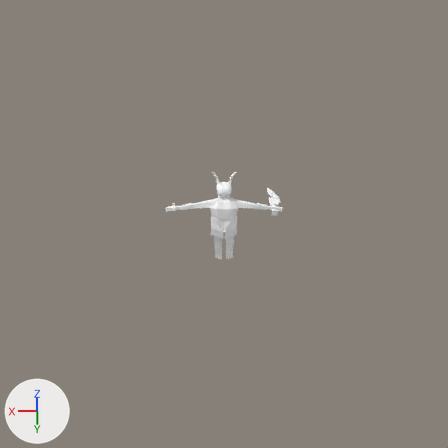
The Blender file resources/blender/fallen.blend as it was, and as the next commit left it.
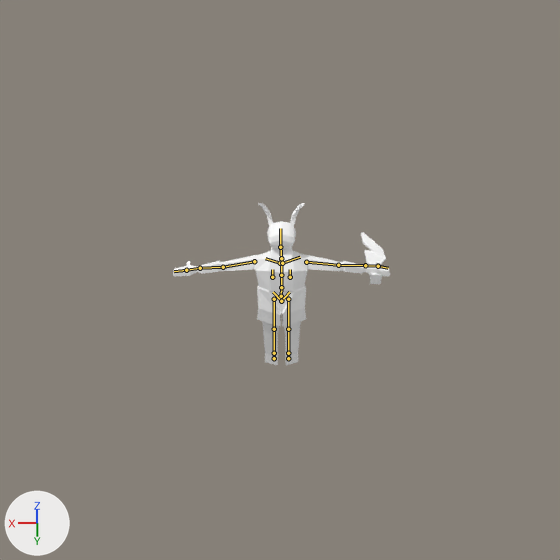
Each version is shown from the file's camera 'Camera', then close up on the part from 16% to 84% of the width and 14% to 81% of the height. Lighting does not change. The marker at lower left points along +X, +Y and +Z. The bones that bend it are drawn over the model as lines in the close-ups.

The first close-up shows 'Body', 'Sword'.
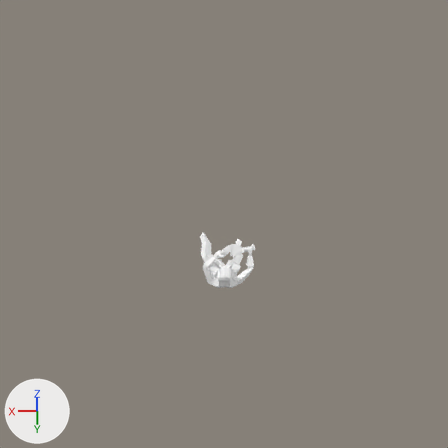
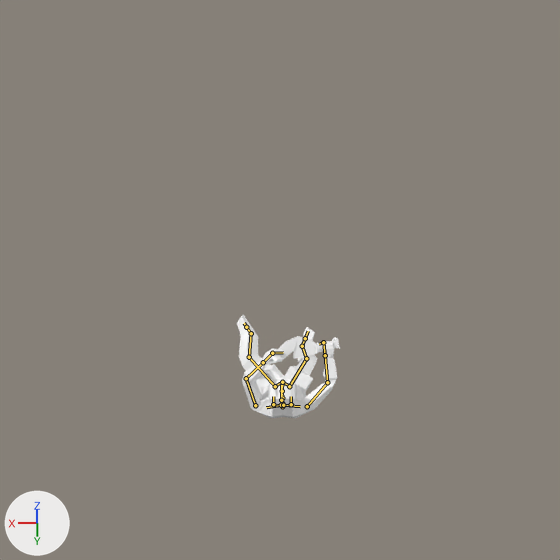
The newer file adds an action. The first version stands in its rest pose; the second is drawn at frame 4 of the action 'Fallen_Death'.

Where the change shows, as pixel boxes (x1, y1, x2, y2) in the close-ups (560 x 560 px):
'Body', posed (53% narrower, 36% shorter): before (173, 203, 390, 365); after (236, 315, 337, 418)
'Sword', posed (188% wider, 43% shorter): before (361, 232, 386, 284); after (266, 336, 340, 365)
bone 'spine', root to tip: before (281, 301) to (281, 296); after (282, 382) to (282, 391)
bone 'spine.001', root to tip: before (281, 296) to (281, 287); after (282, 391) to (282, 398)
bone 'spine.002', root to tip: before (281, 287) to (281, 275); after (282, 398) to (282, 403)
bone 'spine.003', root to tip: before (281, 275) to (281, 260); after (282, 403) to (282, 406)
bone 'spine.004', root to tip: before (281, 258) to (280, 247); after (282, 406) to (281, 400)
bone 'spine.005', root to tip: before (280, 247) to (280, 228); after (281, 400) to (281, 385)
bone 'upper_arm.L', root to tip: before (254, 261) to (223, 267); after (255, 405) to (246, 378)
bone 'forearm.L', root to tip: before (223, 267) to (200, 268); after (246, 378) to (263, 362)
bone 'hand.L.001', root to tip: before (186, 270) to (174, 271); after (272, 353) to (283, 352)
bone 'shoulder.R', root to tip: before (282, 263) to (300, 257); after (283, 405) to (300, 406)
bone 'upper_arm.R', root to tip: before (306, 262) to (338, 265); after (307, 406) to (327, 382)
bone 'forearm.R', root to tip: before (338, 265) to (365, 265); after (327, 382) to (325, 355)
bone 'hand.R', root to tip: before (365, 265) to (378, 266); after (325, 355) to (323, 342)
bone 'hand.R.001', root to tip: before (378, 266) to (388, 268); after (323, 342) to (319, 344)
bone 'thigh.L', root to tip: before (274, 299) to (274, 329); after (275, 386) to (249, 357)
bone 'shin.L', root to tip: before (274, 329) to (274, 358); after (249, 357) to (251, 333)
bone 'foot.L', root to tip: before (274, 358) to (274, 353); after (251, 333) to (246, 327)
bone 'thigh.R', root to tip: before (288, 299) to (288, 329); after (289, 386) to (306, 358)
bone 'shin.R', root to tip: before (288, 329) to (288, 358); after (306, 358) to (302, 346)
bone 'foot.R', root to tip: before (288, 358) to (288, 353); after (302, 346) to (305, 338)

What the commit changed:
Bone 'spine' (bone_spine) moves from (0.0, 0.0, 0.0) to (0.037, -0.791, -1.444).
Bone 'spine' (bone_spine) turns from (0, 0, 0) to (-81, -3, 1) degrees about its own x, y and z.
Bone 'spine.001' (bone_spine_001) turns from (0, 0, 0) to (-14, 1, 0) degrees about its own x, y and z.
Bone 'spine.002' (bone_spine_002) turns from (0, 0, 0) to (11, 0, 0) degrees about its own x, y and z.
Bone 'spine.003' (bone_spine_003) turns from (0, 0, 0) to (-1, 0, 0) degrees about its own x, y and z.
Bone 'spine.004' (bone_spine_004) turns from (0, 0, 0) to (19, 2, 0) degrees about its own x, y and z.
Bone 'spine.005' (bone_spine_005) turns from (0, 0, 0) to (41, 0, 0) degrees about its own x, y and z.
Bone 'upper_arm.L' (bone_upper_arm_l) turns from (0, 0, 0) to (74, -6, -11) degrees about its own x, y and z.
Bone 'forearm.L' (bone_forearm_l) turns from (0, 0, 0) to (54, -7, -40) degrees about its own x, y and z.
Bone 'hand.L.001' (bone_hand_l_001) turns from (0, 0, 0) to (22, -18, -61) degrees about its own x, y and z.
Bone 'shoulder.R' (bone_shoulder_r) turns from (0, 0, 0) to (6, 0, 5) degrees about its own x, y and z.
Bone 'upper_arm.R' (bone_upper_arm_r) turns from (0, 0, 0) to (31, -49, 14) degrees about its own x, y and z.
Bone 'forearm.R' (bone_forearm_r) turns from (0, 0, 0) to (53, 30, 16) degrees about its own x, y and z.
Bone 'hand.R' (bone_hand_r) turns from (0, 0, 0) to (6, -15, 0) degrees about its own x, y and z.
Bone 'hand.R.001' (bone_hand_r_001) turns from (0, 0, 0) to (2, 26, 95) degrees about its own x, y and z.
Bone 'thigh.L' (bone_thigh_l) turns from (0, 0, 0) to (-59, -53, 4) degrees about its own x, y and z.
Bone 'shin.L' (bone_shin_l) turns from (0, 0, 0) to (54, 2, 8) degrees about its own x, y and z.
Bone 'foot.L' (bone_foot_l) turns from (0, 0, 0) to (46, 1, -2) degrees about its own x, y and z.
Bone 'thigh.R' (bone_thigh_r) turns from (0, 0, 0) to (-18, 30, 17) degrees about its own x, y and z.
Bone 'shin.R' (bone_shin_r) turns from (0, 0, 0) to (42, 12, -6) degrees about its own x, y and z.
Bone 'foot.R' (bone_foot_r) turns from (0, 0, 0) to (40, -16, -21) degrees about its own x, y and z.
